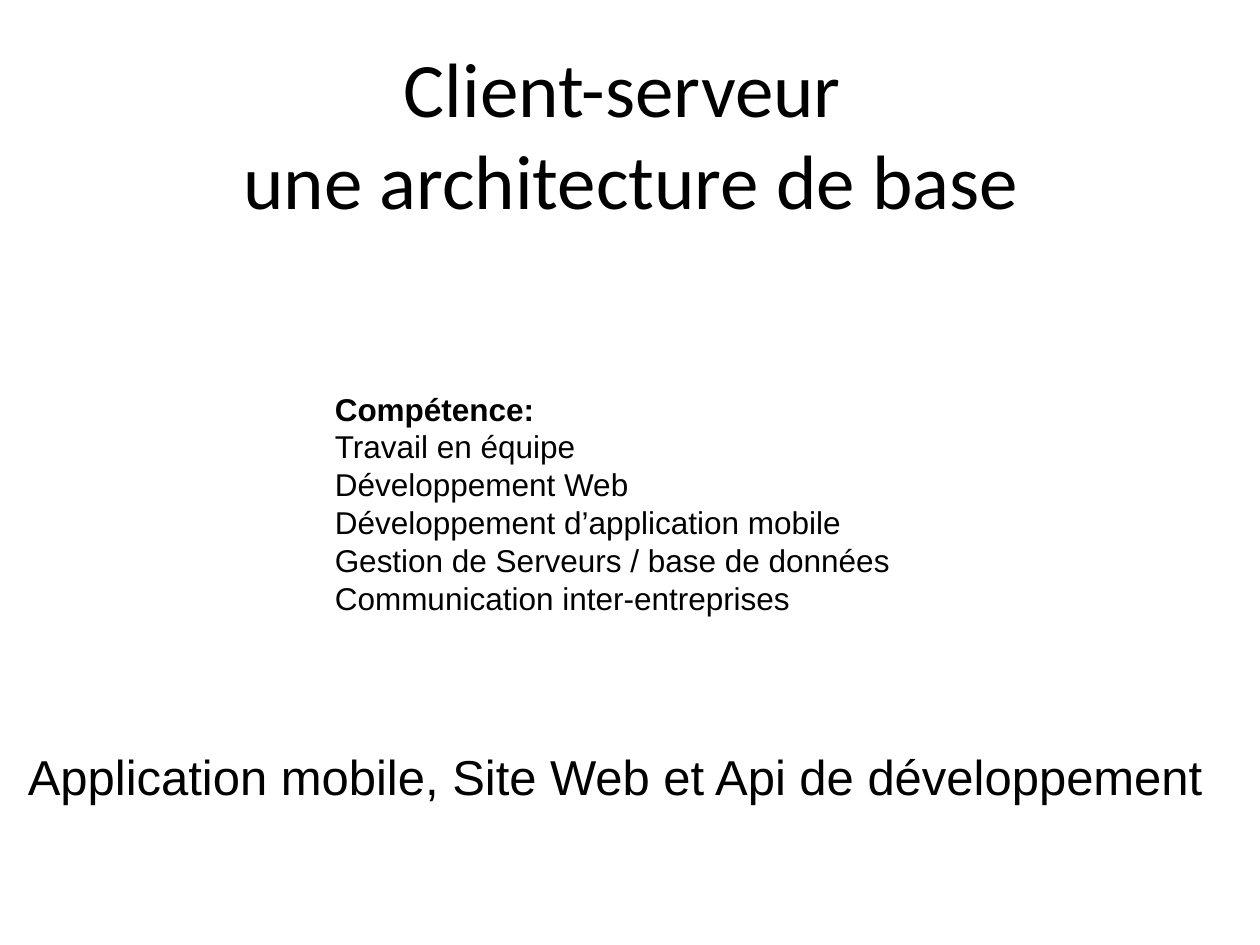
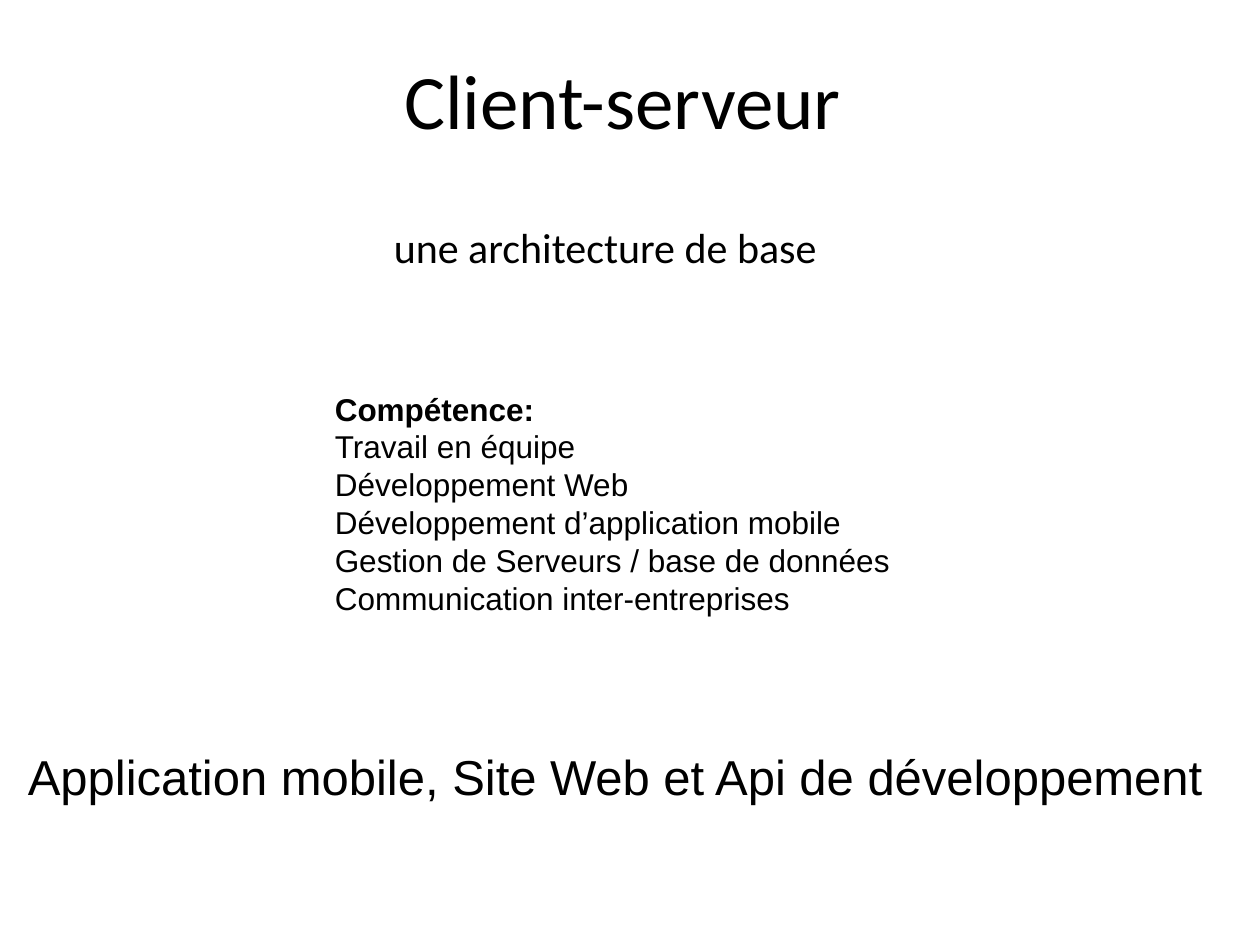
Before and after one commit to gestinronan/Projet-BMA, a slide deck: slide 4 of Documents/ppt-final.ppt. Drawn at 1260x945 pixels with LibreOffice and Linux fonts; fonts in the diff are those of the drawing; background and template pictures are left out. Boxes give left, top, right and bottom in pixels: in the first picture for what was removed or moved away, otherwise in the second. Text is boxed around its words. In the diff, an @@ line names an element or a change of style, - is before the commit and + after.

Commit message:
ppt maj

```diff
--- a/Documents/ppt-final.ppt
+++ b/Documents/ppt-final.ppt
@@ title at <box>404,75,841,130</box>: text changed @@
-Client-serveur
-une architecture de base
+Client-serveur
@@ text added at <box>394,233,816,264</box>, 24 pt, text #000000 @@
+une architecture de base
```
Also in this commit, not shown: 1 other slide changed.
